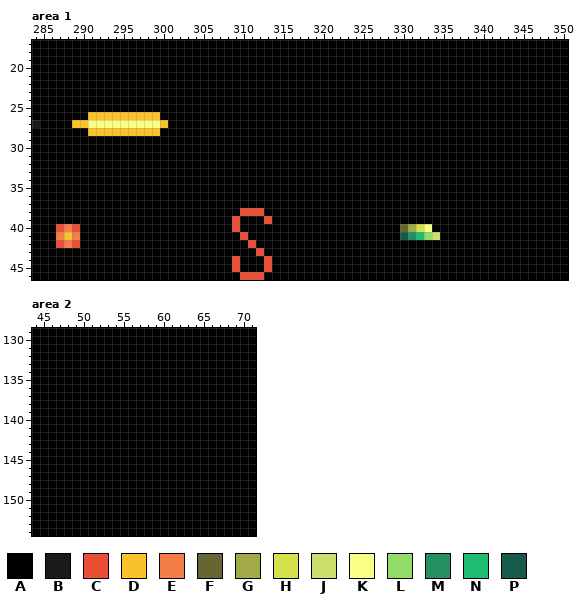
Edited in one commit: pixel-art file (assets/doodles.ase). Above: the version before the commit.
589x574 pixels, 1 frame. Colours within 5 levels of each other are drawn and written as one. Shown: area 1: x 284..350, y 17..46; area 2: x 44..71, y 129..154.
Visible layers, top first: "Layer 1", "Layer", "Background".
Palette (. is transparent): A #000000  B #1b1a1b  C #ea4f36  D #f9c22b  E #f57d4a  F #676633  G #a2a947  H #d5e04b  J #cddf6c  K #fbff86  L #91db69  M #239063  N #1ebc73  P #165a4c
Pixels before, area 1, first column x 284:
17 AAAAAAAAAAAAAAAAAAAAAAAAAAAAAAAAAAAAAAAAAAAAAAAAAAAAAAAAAAAAAAAAAAA
18 AAAAAAAAAAAAAAAAAAAAAAAAAAAAAAAAAAAAAAAAAAAAAAAAAAAAAAAAAAAAAAAAAAA
19 AAAAAAAAAAAAAAAAAAAAAAAAAAAAAAAAAAAAAAAAAAAAAAAAAAAAAAAAAAAAAAAAAAA
20 AAAAAAAAAAAAAAAAAAAAAAAAAAAAAAAAAAAAAAAAAAAAAAAAAAAAAAAAAAAAAAAAAAA
21 AAAAAAAAAAAAAAAAAAAAAAAAAAAAAAAAAAAAAAAAAAAAAAAAAAAAAAAAAAAAAAAAAAA
22 AAAAAAAAAAAAAAAAAAAAAAAAAAAAAAAAAAAAAAAAAAAAAAAAAAAAAAAAAAAAAAAAAAA
23 AAAAAAAAAAAAAAAAAAAAAAAAAAAAAAAAAAAAAAAAAAAAAAAAAAAAAAAAAAAAAAAAAAA
24 AAAAAAAAAAAAAAAAAAAAAAAAAAAAAAAAAAAAAAAAAAAAAAAAAAAAAAAAAAAAAAAAAAA
25 AAAAAAAAAAAAAAAAAAAAAAAAAAAAAAAAAAAAAAAAAAAAAAAAAAAAAAAAAAAAAAAAAAA
26 AAAAAAADDDDDDDDDAAAAAAAAAAAAAAAAAAAAAAAAAAAAAAAAAAAAAAAAAAAAAAAAAAA
27 BAAAADDKKKKKKKKKDAAAAAAAAAAAAAAAAAAAAAAAAAAAAAAAAAAAAAAAAAAAAAAAAAA
28 AAAAAAADDDDDDDDDAAAAAAAAAAAAAAAAAAAAAAAAAAAAAAAAAAAAAAAAAAAAAAAAAAA
29 AAAAAAAAAAAAAAAAAAAAAAAAAAAAAAAAAAAAAAAAAAAAAAAAAAAAAAAAAAAAAAAAAAA
30 AAAAAAAAAAAAAAAAAAAAAAAAAAAAAAAAAAAAAAAAAAAAAAAAAAAAAAAAAAAAAAAAAAA
31 AAAAAAAAAAAAAAAAAAAAAAAAAAAAAAAAAAAAAAAAAAAAAAAAAAAAAAAAAAAAAAAAAAA
32 AAAAAAAAAAAAAAAAAAAAAAAAAAAAAAAAAAAAAAAAAAAAAAAAAAAAAAAAAAAAAAAAAAA
33 AAAAAAAAAAAAAAAAAAAAAAAAAAAAAAAAAAAAAAAAAAAAAAAAAAAAAAAAAAAAAAAAAAA
34 AAAAAAAAAAAAAAAAAAAAAAAAAAAAAAAAAAAAAAAAAAAAAAAAAAAAAAAAAAAAAAAAAAA
35 AAAAAAAAAAAAAAAAAAAAAAAAAAAAAAAAAAAAAAAAAAAAAAAAAAAAAAAAAAAAAAAAAAA
36 AAAAAAAAAAAAAAAAAAAAAAAAAAAAAAAAAAAAAAAAAAAAAAAAAAAAAAAAAAAAAAAAAAA
37 AAAAAAAAAAAAAAAAAAAAAAAAAAAAAAAAAAAAAAAAAAAAAAAAAAAAAAAAAAAAAAAAAAA
38 AAAAAAAAAAAAAAAAAAAAAAAAAACCCAAAAAAAAAAAAAAAAAAAAAAAAAAAAAAAAAAAAAA
39 AAAAAAAAAAAAAAAAAAAAAAAAACAAACAAAAAAAAAAAAAAAAAAAAAAAAAAAAAAAAAAAAA
40 AAACECAAAAAAAAAAAAAAAAAAACAAAAAAAAAAAAAAAAAAAAFGHKAAAAAAAAAAAAAAAAA
41 AAAEDEAAAAAAAAAAAAAAAAAAAACAAAAAAAAAAAAAAAAAAAPMNLJAAAAAAAAAAAAAAAA
42 AAACECAAAAAAAAAAAAAAAAAAAAACAAAAAAAAAAAAAAAAAAAAAAAAAAAAAAAAAAAAAAA
43 AAAAAAAAAAAAAAAAAAAAAAAAAAAACAAAAAAAAAAAAAAAAAAAAAAAAAAAAAAAAAAAAAA
44 AAAAAAAAAAAAAAAAAAAAAAAAACAAACAAAAAAAAAAAAAAAAAAAAAAAAAAAAAAAAAAAAA
45 AAAAAAAAAAAAAAAAAAAAAAAAACAAACAAAAAAAAAAAAAAAAAAAAAAAAAAAAAAAAAAAAA
46 AAAAAAAAAAAAAAAAAAAAAAAAAACCCAAAAAAAAAAAAAAAAAAAAAAAAAAAAAAAAAAAAAA
Pixels before, area 2, first column x 44:
129 AAAAAAAAAAAAAAAAAAAAAAAAAAAA
130 AAAAAAAAAAAAAAAAAAAAAAAAAAAA
131 AAAAAAAAAAAAAAAAAAAAAAAAAAAA
132 AAAAAAAAAAAAAAAAAAAAAAAAAAAA
133 AAAAAAAAAAAAAAAAAAAAAAAAAAAA
134 AAAAAAAAAAAAAAAAAAAAAAAAAAAA
135 AAAAAAAAAAAAAAAAAAAAAAAAAAAA
136 AAAAAAAAAAAAAAAAAAAAAAAAAAAA
137 AAAAAAAAAAAAAAAAAAAAAAAAAAAA
138 AAAAAAAAAAAAAAAAAAAAAAAAAAAA
139 AAAAAAAAAAAAAAAAAAAAAAAAAAAA
140 AAAAAAAAAAAAAAAAAAAAAAAAAAAA
141 AAAAAAAAAAAAAAAAAAAAAAAAAAAA
142 AAAAAAAAAAAAAAAAAAAAAAAAAAAA
143 AAAAAAAAAAAAAAAAAAAAAAAAAAAA
144 AAAAAAAAAAAAAAAAAAAAAAAAAAAA
145 AAAAAAAAAAAAAAAAAAAAAAAAAAAA
146 AAAAAAAAAAAAAAAAAAAAAAAAAAAA
147 AAAAAAAAAAAAAAAAAAAAAAAAAAAA
148 AAAAAAAAAAAAAAAAAAAAAAAAAAAA
149 AAAAAAAAAAAAAAAAAAAAAAAAAAAA
150 AAAAAAAAAAAAAAAAAAAAAAAAAAAA
151 AAAAAAAAAAAAAAAAAAAAAAAAAAAA
152 AAAAAAAAAAAAAAAAAAAAAAAAAAAA
153 AAAAAAAAAAAAAAAAAAAAAAAAAAAA
154 AAAAAAAAAAAAAAAAAAAAAAAAAAAA
The result:
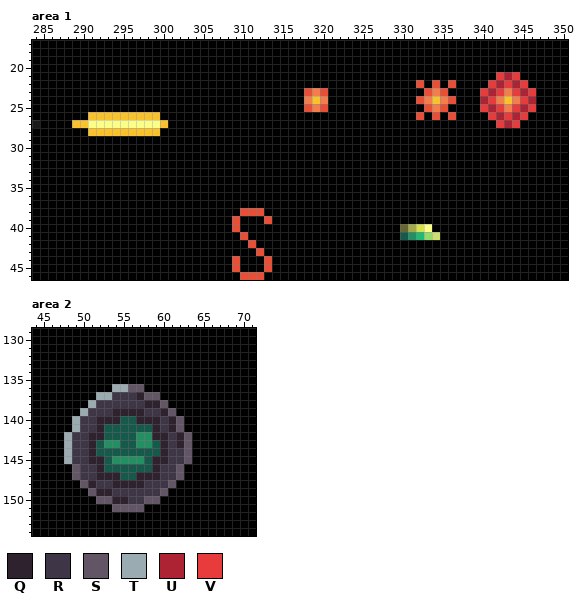
Colours new in this view: Q #2e222f  R #3e3546  S #625565  T #9babb2  U #ae2334  V #e83b3b
What changed:
Area 1, layer "Layer":
Colour A replaces colour C in row 40 at x 287 and 289; in row 42 at x 287 and 289.
Colour A replaces colour D in row 41 at x 288.
Colour A replaces colour E in row 40 at x 288; in row 41 at x 287 and 289; in row 42 at x 288.
Colour C replaces colour A in row 22 at x 332, 334 and 336; in row 23 at x 318, 320, 333 and 335; in row 24 at x 332 and 336; in row 25 at x 318, 320, 333 and 335; in row 26 at x 332, 334 and 336.
Colour D replaces colour A in row 24 at x 319, 334 and 343.
Colour E replaces colour A in row 23 at x 319, 334 and 343; in row 24 at x 318, 320, 333, 335, 342 and 344; in row 25 at x 319, 334 and 343.
Colour U replaces colour A in row 21 at x 343; in row 22 at x 342 and 344; in row 23 at x 341 and 345; in row 24 at x 340 and 346; in row 25 at x 341 and 345; in row 26 at x 342 and 344.
Colour U replaces colour A in row 27 at x 343.
Colour V replaces colour A in row 21 at x 342 and 344; in row 22 at x 341, 343 and 345; in row 23 at x 340, 342, 344 and 346; in row 24 at x 341 and 345; in row 25 at x 340, 342, 344 and 346; in row 26 at x 341, 343 and 345.
Colour V replaces colour A in row 27 at x 342 and 344.
Area 2, layer "Layer":
Colour M replaces colour A in row 142 at x 57 to 58; in row 143 at x 53 to 54 and 57 to 58; in row 145 at x 54 to 57.
Colour P replaces colour A in row 140 at x 55 to 56; in row 141 at x 53 to 58; in row 142 at x 53 to 56; in row 143 at x 52, 55 to 56 and 59; in row 144 at x 52 to 59; in row 145 at x 53 and 58.
Colour P replaces colour A in row 146 at x 53 to 58; in row 147 at x 55 to 56.
Colour Q replaces colour A in row 137 at x 57; in row 138 at x 58 to 59; in row 139 at x 54 to 57 and 60; in row 140 at x 52 to 54, 57 to 59 and 61; in row 141 at x 52, 59 and 61; in row 142 at x 51 to 52, 59 to 60 and 62.
Colour Q replaces colour A in row 143 at x 51, 60 and 62; in row 144 at x 51 and 60; in row 145 at x 51 to 52 and 59 to 60; in row 146 at x 52 and 59; in row 147 at x 52 to 54 and 57 to 59; in row 148 at x 51 and 54 to 57.
Colour Q replaces colour A in row 149 at x 52 to 53; in row 150 at x 54 to 55.
Colour R replaces colour A in row 137 at x 54 to 56; in row 138 at x 52 to 57; in row 139 at x 51 to 53 and 58 to 59; in rows 140 to 141 at x 50 to 51 and 60; in rows 142 to 143 at x 49 to 50 and 61; in rows 144 to 145 at x 49 to 50 and 61 to 62.
Colour R replaces colour A in rows 146 to 147 at x 50 to 51 and 60 to 61; in row 148 at x 52 to 53 and 58 to 60; in row 149 at x 54 to 59; in row 150 at x 56 to 57.
Colour S replaces colour A in row 136 at x 56 to 57; in row 137 at x 58 to 59; in row 138 at x 60; in row 139 at x 61; in rows 140 to 141 at x 62; in rows 142 to 145 at x 63.
Colour S replaces colour A in rows 146 to 147 at x 49 and 62; in row 148 at x 50 and 61; in row 149 at x 51 and 60; in row 150 at x 52 to 53 and 58 to 59; in row 151 at x 54 to 57.
Colour T replaces colour A in row 136 at x 54 to 55; in row 137 at x 52 to 53; in row 138 at x 51; in row 139 at x 50; in rows 140 to 141 at x 49; in rows 142 to 145 at x 48.
Pixel boxes of the changes (left, top, right, bottom) in both pictures:
changed: (416, 72, 536, 128)
changed: (304, 88, 328, 112)
changed: (56, 224, 80, 248)
changed: (64, 384, 192, 512)
